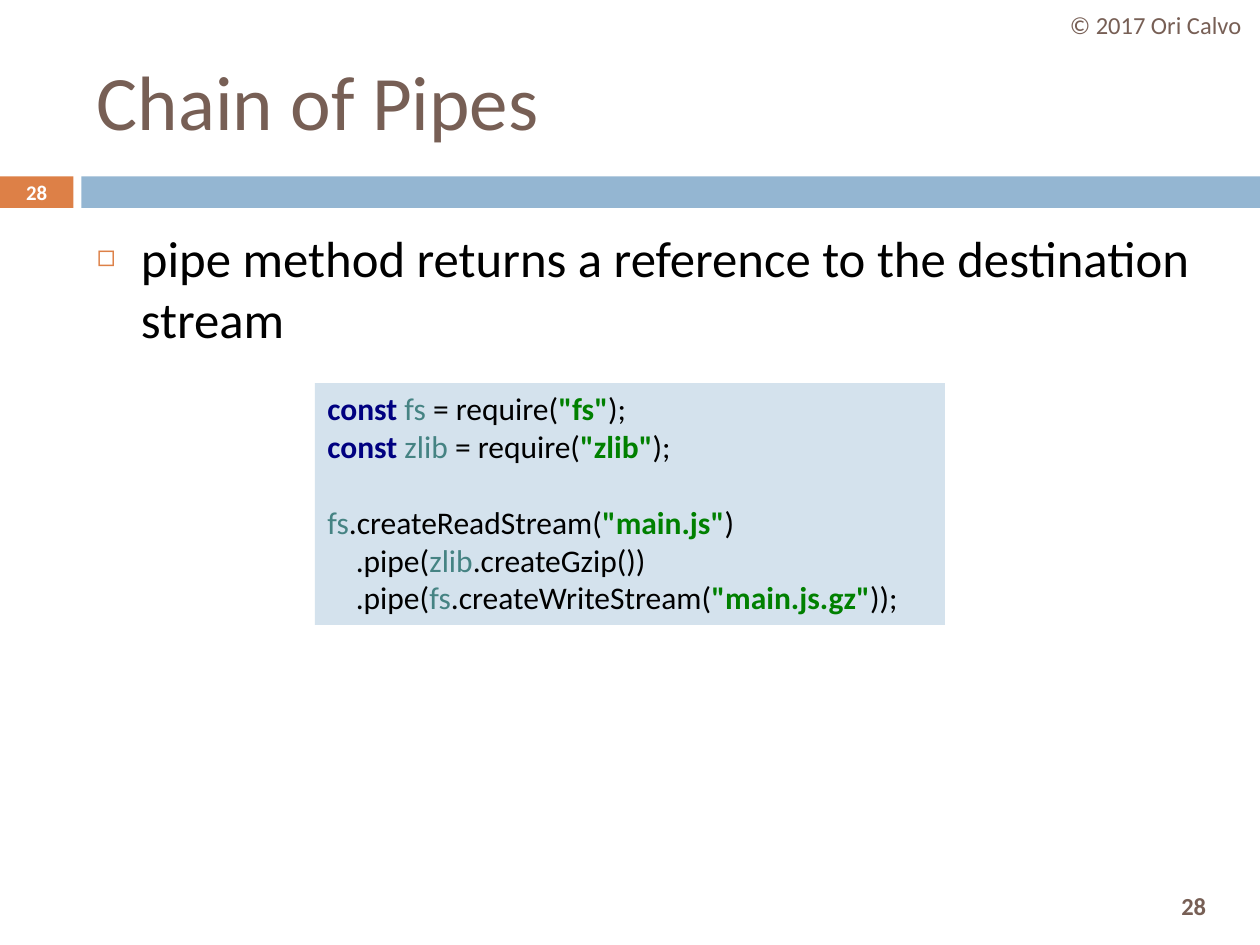
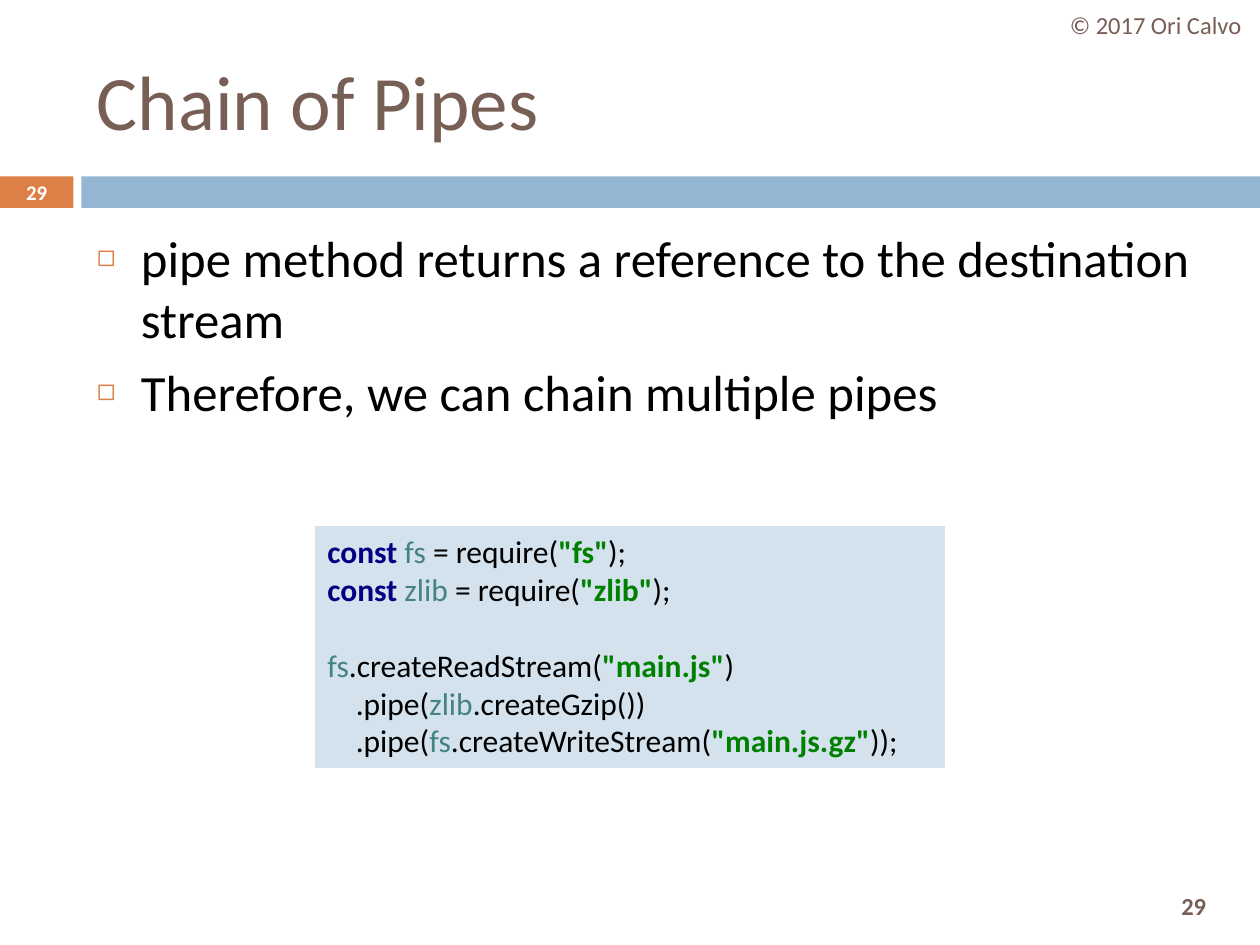
Before and after one commit to oricalvo/course-nodejs, a slide deck: slide 29 of PPTs/05 Core Modules.pptx (slide 28 before the commit). Drawn at 1260x945 pixels with LibreOffice and Linux fonts; fonts in the diff are those of the drawing. Boxes give left, top, right and bottom in pixels: in the first picture for what was removed or moved away, otherwise in the second. Text is boxed around its words. In the diff, an @@ line names an element or a change of style, - is before the commit and + after.

```diff
--- a/PPTs/05 Core Modules.pptx
+++ b/PPTs/05 Core Modules.pptx
@@ page number at [26,186,47,200]: text changed @@
-28
+29
@@ text at [141,375,937,420]: paragraph added @@
+◻ Therefore, we can chain multiple pipes
@@ rectangle "const fs = require("fs"); const ...": place and size @@
-rectangle "const fs = require("fs"); const ..." at [315,383,945,625]
+rectangle "const fs = require("fs"); const ..." at [315,527,945,769]
@@ page number at [1181,899,1206,915]: text changed @@
-28
+29
```
Also in this commit, not shown: 5 other slides changed, 4 slides added, 10 other files.
